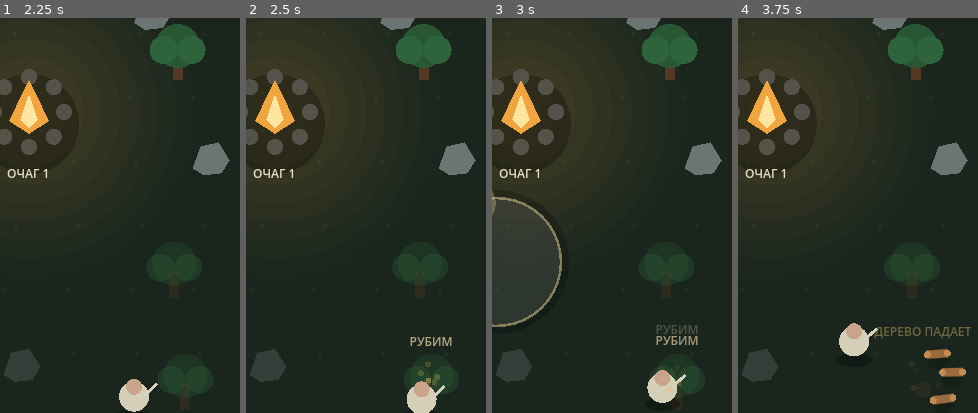
Above: before the commit, frames 1-4 (left to right).
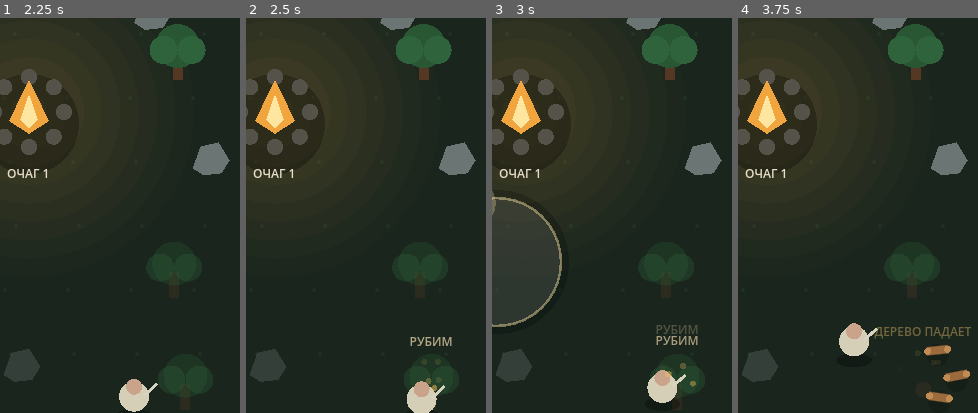
Above: after the commit, the same moments.

Repository: Yala4444/Last-Hearth
Game: Godot game, scene res://main.tscn
Same seed, same stepped clock (60 frames per second), same inputs: the game is played once before the commit and once after it.
Inputs (mouse positions are % of the whole screen's width and height, from its top left):
- Up to frame 1 (2.25 s): tap Enter at 0.5 s; move the mouse to (72, 44) at 0.52 s; hold D 0.53-1.25 s; click (72, 44) at 0.67 s; tap Space at 1.25 s; drag from (30, 54) to (45, 70) at 1.27 s; move the mouse to (60, 27) at 2.02 s; hold D from 2.03 s (still down)
- Up to frame 2 (2.5 s): keep holding D
- Up to frame 3 (3 s): release D at 2.75 s; drag from (45, 70) to (20, 34) at 2.77 s
- Up to frame 4 (3.75 s): move the mouse to (80, 65) at 3.52 s; hold A from 3.53 s (still down)
The pictures show only the part of the screen within x 44-94%, y 39-89%; the shares and areas given below are measured in that part.

Frame 1 is identical in both runs. In frame 2, 0.2% of the frame differs, in the area x 71-82%, y 86-95%; in frame 3, 0.1%; in frame 4, 0.8%, in the area x 77-97%, y 82-98%.

Commit message:
feat: deepen core loop with unloading, twilight and combat feedback

Diff:
--- a/scripts/main.gd
+++ b/scripts/main.gd
@@ -5,12 +5,15 @@
 const HUB_MAP_POS := Vector2(240.0, 160.0)
 const HUB_CARRY_POS := Vector2(115.0, 430.0)
 const HUB_DAMAGE_POS := Vector2(365.0, 430.0)
+const HUB_HEARTH_UPGRADE_POS := Vector2(240.0, 590.0)
 
 const HERO_SPEED := 178.0
 const HERO_INTERACT_RADIUS := 46.0
 const HERO_PICKUP_RADIUS := 34.0
 const JOYSTICK_RADIUS := 64.0
 const JOYSTICK_DEADZONE := 0.10
+const TWILIGHT_DURATION := 3.4
+const UNLOAD_INTERVAL := 0.16
 const SAVE_PATH := "user://hearth_meta.json"
 
 enum Mode {
@@ -45,6 +48,7 @@
 	"embers": 0,
 	"carry_level": 0,
 	"damage_level": 0,
+	"hearth_bonus": 0,
 	"attempts": 0,
 	"forest_cleared": false,
 	"hearth_rank": 1
@@ -53,6 +57,7 @@
 var hero_pos := Vector2(240.0, 650.0)
 var hero_target := Vector2(240.0, 650.0)
 var hero_walk_phase := 0.0
+var hero_facing := Vector2(1.0, 0.0)
 var hero_damage := 22.0
 var hero_fire_rate := 0.52
 var hero_shot_cd := 0.0
@@ -81,13 +86,20 @@
 
 var resource_nodes: Array[Dictionary] = []
 var resource_pickups: Array[Dictionary] = []
+var resource_flights: Array[Dictionary] = []
 var pickup_cd := 0.0
+var unload_cd := 0.0
+var unload_active := false
 var enemies: Array[Dictionary] = []
 var shots: Array[Dictionary] = []
 var floaters: Array[Dictionary] = []
 var particles: Array[Dictionary] = []
 var night_queue: Array[String] = []
 var night_spawn_cd := 0.0
+var twilight_timer := 0.0
+var camera_shake := 0.0
+var hearth_pulse := 0.0
+var decor_points: Array[Dictionary] = []
 
 var survivor_one_pos := Vector2.ZERO
 var survivor_two_pos := Vector2.ZERO
@@ -135,7 +147,11 @@
 	hero_shot_cd = maxf(0.0, hero_shot_cd - delta)
 	gather_cd = maxf(0.0, gather_cd - delta)
 	pickup_cd = maxf(0.0, pickup_cd - delta)
+	unload_cd = maxf(0.0, unload_cd - delta)
 	tower_cd = maxf(0.0, tower_cd - delta)
+	camera_shake = maxf(0.0, camera_shake - delta * 8.0)
+	hearth_pulse = maxf(0.0, hearth_pulse - delta * 2.5)
+	_update_resource_flights(delta)
 
 	if mode == Mode.HUB:
 		_update_movement(delta)
@@ -177,6 +193,8 @@
 	shots.clear()
 	resource_nodes.clear()
 	resource_pickups.clear()
+	resource_flights.clear()
+	decor_points.clear()
 	core_active = false
 	core_carried = false
 	hub_zone_lock = ""
@@ -196,6 +214,7 @@
 	hero_pos = Vector2(rng.randf_range(175.0, 305.0), rng.randf_range(640.0, 700.0))
 	hero_target = hero_pos
 	hero_walk_phase = 0.0
+	hero_facing = Vector2(1.0, 0.0)
 	hero_damage = 22.0 * (1.0 + 0.10 * float(int(meta.get("damage_level", 0))))
 	hero_fire_rate = 0.52
 	hero_shot_cd = 0.0
@@ -210,9 +229,10 @@
 	survivors = 1
 	survivor_agents.clear()
 	hearth_level = 1
-	hearth_max_hp = 150.0
+	var permanent_hearth := int(meta.get("hearth_bonus", 0))
+	hearth_max_hp = 150.0 + float(permanent_hearth) * 18.0
 	hearth_hp = hearth_max_hp
-	light_radius = 165.0
+	light_radius = 165.0 + float(permanent_hearth) * 8.0
 	workshop_built = false
 	workshop_choice = ""
 	tower_built = false
@@ -226,8 +246,14 @@
 	floaters.clear()
 	particles.clear()
 	resource_pickups.clear()
+	resource_flights.clear()
 	pickup_cd = 0.0
+	unload_cd = 0.0
+	unload_active = false
 	night_queue.clear()
+	twilight_timer = 0.0
+	camera_shake = 0.0
+	hearth_pulse = 0.0
 	core_active = false
 	core_carried = false
 	survivor_one_found = false
@@ -280,6 +306,23 @@
 			"drop_spawned": false
 		})
 
+	decor_points.clear()
+	for i in range(46):
+		var dpos := Vector2(rng.randf_range(28.0, 452.0), rng.randf_range(128.0, 770.0))
+		if dpos.distance_to(HEARTH_POS) < 82.0:
+			continue
+		var roll := rng.randf()
+		var kind := "grass"
+		if roll > 0.72:
+			kind = "pebble"
+		if roll > 0.90:
+			kind = "branch"
+		decor_points.append({
+			"pos": dpos,
+			"kind": kind,
+			"scale": rng.randf_range(0.75, 1.25)
+		})
+
 	var rescue_slots: Array[Vector2] = [
 		Vector2(95, 180), Vector2(380, 185), Vector2(80, 520), Vector2(400, 525)
 	]
@@ -310,6 +353,7 @@
 			movement = to_target.normalized() * HERO_SPEED
 
 	if movement.length() > 0.0:
+		hero_facing = movement.normalized()
 		hero_pos += movement * delta
 		hero_pos.x = clampf(hero_pos.x, 22.0, VIEW_SIZE.x - 22.0)
 		hero_pos.y = clampf(hero_pos.y, 118.0, VIEW_SIZE.y - 24.0)
@@ -317,11 +361,12 @@
 
 
 func _update_hub_interactions() -> void:
-	var near_map := hero_pos.distance_to(HUB_MAP_POS) < 58.0
-	var near_carry := hero_pos.distance_to(HUB_CARRY_POS) < 52.0
-	var near_damage := hero_pos.distance_to(HUB_DAMAGE_POS) < 52.0
-
-	if not near_map and not near_carry and not near_damage:
+	var near_map := hero_pos.distance_to(HUB_MAP_POS) < 54.0
+	var near_carry := hero_pos.distance_to(HUB_CARRY_POS) < 48.0
+	var near_damage := hero_pos.distance_to(HUB_DAMAGE_POS) < 48.0
+	var near_hearth := hero_pos.distance_to(HUB_HEARTH_UPGRADE_POS) < 46.0
+
+	if not near_map and not near_carry and not near_damage and not near_hearth:
 		hub_zone_lock = ""
 
 	if near_map and hub_zone_lock != "map":
@@ -337,9 +382,9 @@
 			meta["embers"] = int(meta.get("embers", 0)) - cost
 			meta["carry_level"] = level + 1
 			_save_meta()
-			_banner("Рюкзак улучшен · вместимость +1", 2.0)
+			_banner("Склад улучшен · перенос +1", 2.0)
 		else:
-			_banner("Нужно %d углей" % cost, 1.6)
+			_banner("Для склада нужно %d углей" % cost, 1.7)
 
 	if near_damage and hub_zone_lock != "damage":
 		hub_zone_lock = "damage"
@@ -349,13 +394,29 @@
 			meta["embers"] = int(meta.get("embers", 0)) - cost
 			meta["damage_level"] = level + 1
 			_save_meta()
-			_banner("Оружие усилено · урон +10%", 2.0)
+			_banner("Кузница усилена · урон +10%", 2.0)
 		else:
-			_banner("Нужно %d углей" % cost, 1.6)
+			_banner("Для кузницы нужно %d углей" % cost, 1.7)
+
+	if near_hearth and hub_zone_lock != "hearth":
+		hub_zone_lock = "hearth"
+		var level := int(meta.get("hearth_bonus", 0))
+		var cost := 5 + level * 4
+		if level >= 3:
+			_banner("Очаг уже усилен до предела этой главы", 1.9)
+		elif int(meta.get("embers", 0)) >= cost:
+			meta["embers"] = int(meta.get("embers", 0)) - cost
+			meta["hearth_bonus"] = level + 1
+			_save_meta()
+			hearth_pulse = 1.0
+			camera_shake = 2.0
+			_banner("Сердце Очагa усилено · больше света и прочности", 2.3)
+		else:
+			_banner("Для Очагa нужно %d углей" % cost, 1.7)
 
 
 func _update_expedition(delta: float) -> void:
-	_deposit_resources_if_close()
+	_deposit_resources_if_close(delta)
 	_update_resource_gathering()
 	_update_resource_pickups(delta)
 	_update_survivor_agents(delta)
@@ -472,14 +533,31 @@
 	var pickup_pos: Vector2 = pickup["pos"]
 	if kind == "wood":
 		carried_wood += 1
-		_float_text(hero_pos + Vector2(0, -34), "+1 БРЕВНО", Color(0.95, 0.76, 0.42))
 	else:
 		carried_stone += 1
-		_float_text(hero_pos + Vector2(0, -34), "+1 КАМЕНЬ", Color(0.75, 0.80, 0.84))
-
-	_burst(pickup_pos, 5)
+
+	resource_flights.append({
+		"kind": kind,
+		"mode": "pickup",
+		"from": pickup_pos,
+		"to": hero_pos,
+		"t": 0.0,
+		"duration": 0.24
+	})
+	_burst(pickup_pos, 4)
 	resource_pickups.remove_at(nearest_index)
-	pickup_cd = 0.12
+	pickup_cd = 0.11
+
+
+func _update_resource_flights(delta: float) -> void:
+	for i in range(resource_flights.size() - 1, -1, -1):
+		var flight: Dictionary = resource_flights[i]
+		var duration := maxf(0.01, float(flight.get("duration", 0.24)))
+		var t := float(flight.get("t", 0.0)) + delta / duration
+		flight["t"] = t
+		resource_flights[i] = flight
+		if t >= 1.0:
+			resource_flights.remove_at(i)
 
 
 func _spawn_resource_drops(source_kind: String, source_pos: Vector2) -> void:
@@ -495,22 +573,41 @@
 		})
 
 
-func _deposit_resources_if_close() -> void:
-	if hero_pos.distance_to(HEARTH_POS) > 66.0:
-		return
+func _deposit_resources_if_close(delta: float) -> void:
+	var near_hearth := hero_pos.distance_to(HEARTH_POS) <= 70.0
+	if not near_hearth:
+		unload_active = false
+		unload_cd = 0.0
+		return
+
 	if carried_wood <= 0 and carried_stone <= 0:
-		return
-
-	if carried_wood > 0:
-		camp_wood += carried_wood
-		_float_text(HEARTH_POS + Vector2(-25, -55), "+%d дерева" % carried_wood, Color(0.95, 0.76, 0.42))
-	if carried_stone > 0:
-		camp_stone += carried_stone
-		_float_text(HEARTH_POS + Vector2(25, -42), "+%d камня" % carried_stone, Color(0.76, 0.82, 0.86))
-
-	carried_wood = 0
-	carried_stone = 0
-	_burst(HEARTH_POS, 10)
+		unload_active = false
+		return
+
+	unload_active = true
+	unload_cd -= delta
+	if unload_cd > 0.0:
+		return
+
+	var kind := "wood" if carried_wood > 0 else "stone"
+	if kind == "wood":
+		carried_wood -= 1
+		camp_wood += 1
+	else:
+		carried_stone -= 1
+		camp_stone += 1
+
+	resource_flights.append({
+		"kind": kind,
+		"mode": "unload",
+		"from": hero_pos + Vector2(0, -16),
+		"to": HEARTH_POS + Vector2(rng.randf_range(-18.0, 18.0), rng.randf_range(-10.0, 12.0)),
+		"t": 0.0,
+		"duration": 0.22
+	})
+	hearth_pulse = minf(1.0, hearth_pulse + 0.18)
+	_burst(HEARTH_POS + Vector2(rng.randf_range(-12.0, 12.0), 4), 3)
+	unload_cd = UNLOAD_INTERVAL
 	_check_day_progress()
 
 
@@ -522,8 +619,10 @@
 		hearth_hp = hearth_max_hp
 		light_radius = 225.0
 		stage = Stage.DAY1_RESCUE
-		flash_timer = 0.55
-		_banner("Очаг II · тьма отступила", 2.0)
+		flash_timer = 0.75
+		hearth_pulse = 1.0
+		camera_shake = 4.0
+		_banner("ОЧАГ II · свет открыл новую часть леса", 2.4)
 
 	elif stage == Stage.DAY2_BUILD and camp_wood >= 8 and camp_stone >= 5:
 		camp_wood -= 8
@@ -531,8 +630,9 @@
 		workshop_built = true
 		stage = Stage.WORKSHOP_CHOICE
 		light_radius = 255.0
-		flash_timer = 0.45
-		_banner("Мастерская восстановлена", 1.8)
+		flash_timer = 0.55
+		camera_shake = 2.0
+		_banner("Мастерская восстановлена · выбери специализацию", 2.1)
 
 	elif stage == Stage.DAY3_TOWER and camp_wood >= 6 and camp_stone >= 6:
 		camp_wood -= 6
@@ -540,8 +640,9 @@
 		tower_built = true
 		stage = Stage.EXPEDITION_CHOICE
 		light_radius = 300.0
-		flash_timer = 0.45
-		_banner("Сторожевая башня готова", 1.8)
+		flash_timer = 0.55
+		camera_shake = 2.2
+		_banner("Башня готова · лагерь защищён лучше", 2.1)
 
 
 func _update_workshop_choice() -> void:
@@ -582,32 +683,41 @@
 func _start_night(number: int) -> void:
 	current_night = number
 	night_queue.clear()
-	night_spawn_cd = 0.45
+	night_spawn_cd = 0.55
+	twilight_timer = TWILIGHT_DURATION
 	hearth_hp = hearth_max_hp
 
 	if number == 1:
 		stage = Stage.NIGHT1
 		for i in range(8):
 			night_queue.append("basic")
-		_banner("НОЧЬ 1 · держись у огня", 2.0)
+		night_queue.append("guard")
+		_banner("СУМЕРКИ · охотник занимает позицию", 2.5)
 	elif number == 2:
 		stage = Stage.NIGHT2
-		for i in range(8):
+		for i in range(9):
 			night_queue.append("fast" if i % 3 == 2 else "basic")
 		night_queue.append("elite")
-		_banner("НОЧЬ 2 · быстрые идут первыми", 2.0)
+		_banner("СУМЕРКИ · вернись к свету", 2.5)
 	else:
 		stage = Stage.NIGHT3
-		for i in range(11):
+		for i in range(12):
 			if i % 4 == 2:
 				night_queue.append("fast")
 			else:
 				night_queue.append("basic")
 		night_queue.append("boss")
-		_banner("НОЧЬ 3 · что-то большое приближается", 2.4)
+		_banner("СУМЕРКИ · лес вокруг Очагa замолчал", 2.8)
 
 
 func _update_night_spawner(delta: float) -> void:
+	if twilight_timer > 0.0:
+		twilight_timer = maxf(0.0, twilight_timer - delta)
+		if twilight_timer <= 0.0:
+			_banner("НОЧЬ %d · защити Последний Очаг" % current_night, 2.0)
+			camera_shake = 1.5
+		return
+
 	night_spawn_cd -= delta
 	if night_queue.size() > 0 and night_spawn_cd <= 0.0:
 		var kind: String = night_queue.pop_front()
@@ -696,7 +806,8 @@
 		"speed": speed,
 		"damage": damage,
 		"radius": radius,
-		"hit_cd": 0.0
+		"hit_cd": 0.0,
+		"hit_flash": 0.0
 	})
 
 
@@ -740,10 +851,12 @@
 		var target := _survivor_defense_target(i) if night else _survivor_day_target(i, role)
 		var to_target := target - pos
 
-		if to_target.length() > 5.0:
+		var moving := to_target.length() > 5.0
+		if moving:
 			var move_speed := 100.0 if night else 68.0
 			pos += to_target.normalized() * minf(to_target.length(), move_speed * delta)
-			agent["phase"] = float(agent.get("phase", 0.0)) + delta * 6.0
+		var phase_speed := 6.0 if moving else (4.2 if role == "worker" and not night else 1.8)
+		agent["phase"] = float(agent.get("phase", 0.0)) + delta * phase_speed
 
 		var cd := maxf(0.0, float(agent.get("shot_cd", 0.0)) - delta)
 		var can_fight := enemies.size() > 0 and (night or role == "hunter" or role == "guard")
@@ -841,8 +954,12 @@
 
 		if distance < 17.0:
 			enemy["hp"] = float(enemy["hp"]) - float(shot.get("damage", 10.0))
+			enemy["hit_flash"] = 0.11
+			if distance > 0.001:
+				enemy["pos"] = enemy_pos + to_enemy.normalized() * 3.5
 			enemies[target_index] = enemy
-			_float_text(enemy_pos + Vector2(0, -20), "-%d" % int(shot.get("damage", 0)), Color(1.0, 0.86, 0.62))
+			if String(enemy.get("kind", "basic")) in ["elite", "boss"]:
+				camera_shake = maxf(camera_shake, 1.2)
 			shots.remove_at(i)
 		else:
 			shot_pos += to_enemy.normalized() * minf(distance, speed * delta)
@@ -865,6 +982,7 @@
 		var radius := float(enemy.get("radius", 14.0))
 		var speed := float(enemy.get("speed", 35.0))
 		var hit_cd := maxf(0.0, float(enemy.get("hit_cd", 0.0)) - delta)
+		var hit_flash := maxf(0.0, float(enemy.get("hit_flash", 0.0)) - delta)
 
 		if distance > 48.0 + radius * 0.35:
 			pos += to_hearth.normalized() * speed * delta
@@ -872,18 +990,24 @@
 			hearth_hp -= float(enemy.get("damage", 7.0))
 			hit_cd = 0.88
 			flash_timer = 0.08
-			_float_text(HEARTH_POS + Vector2(0, -72), "-%d очаг" % int(enemy.get("damage", 0)), Color(1.0, 0.48, 0.38))
+			camera_shake = maxf(camera_shake, 2.2)
+			hearth_pulse = maxf(hearth_pulse, 0.35)
+			_float_text(HEARTH_POS + Vector2(0, -72), "-%d ОЧАГ" % int(enemy.get("damage", 0)), Color(1.0, 0.48, 0.38))
 
 		enemy["pos"] = pos
 		enemy["hit_cd"] = hit_cd
+		enemy["hit_flash"] = hit_flash
 		enemies[i] = enemy
 
 
 func _on_enemy_killed(enemy: Dictionary) -> void:
 	var pos: Vector2 = enemy["pos"]
 	var kind := String(enemy.get("kind", "basic"))
-	shots.clear()
-	_burst(pos, 10 if kind != "boss" else 28)
+	_burst(pos, 10 if kind != "boss" else 34)
+	if kind == "elite":
+		camera_shake = maxf(camera_shake, 3.0)
+	elif kind == "boss":
+		camera_shake = 6.0
 
 	if kind == "elite":
 		_float_text(pos + Vector2(0, -25), "ЭЛИТА ПОВЕРЖЕНА", Color(1.0, 0.72, 0.38))
@@ -909,8 +1033,10 @@
 	if core_carried and hero_pos.distance_to(HEARTH_POS) < 68.0:
 		core_carried = false
 		hearth_level = 5
-		light_radius = 360.0
-		flash_timer = 1.0
+		light_radius = 380.0
+		flash_timer = 1.25
+		hearth_pulse = 1.0
+		camera_shake = 6.0
 		_finish_run(true)
 
 
@@ -1402,7 +1528,7 @@
 		draw_string(font, Vector2(16, 30), "УГЛИ %d" % int(meta.get("embers", 0)), HORIZONTAL_ALIGNMENT_LEFT, 120, 15, Color("#f0d298"))
 		draw_string(font, Vector2(145, 30), "РЮКЗАК +%d" % int(meta.get("carry_level", 0)), HORIZONTAL_ALIGNMENT_LEFT, 115, 14, Color("#d7cab0"))
 		draw_string(font, Vector2(275, 30), "УРОН +%d%%" % (int(meta.get("damage_level", 0)) * 10), HORIZONTAL_ALIGNMENT_LEFT, 120, 14, Color("#d7cab0"))
-		draw_string(font, Vector2(414, 30), "v0.4", HORIZONTAL_ALIGNMENT_LEFT, 50, 12, Color("#87968a"))
+		draw_string(font, Vector2(414, 30), "v0.5", HORIZONTAL_ALIGNMENT_LEFT, 50, 12, Color("#87968a"))
 		draw_string(font, Vector2(16, 70), "Хаб живёт между вылазками. Всё здесь сохраняется.", HORIZONTAL_ALIGNMENT_LEFT, 448, 13, Color("#a9b5a8"))
 		return
 
